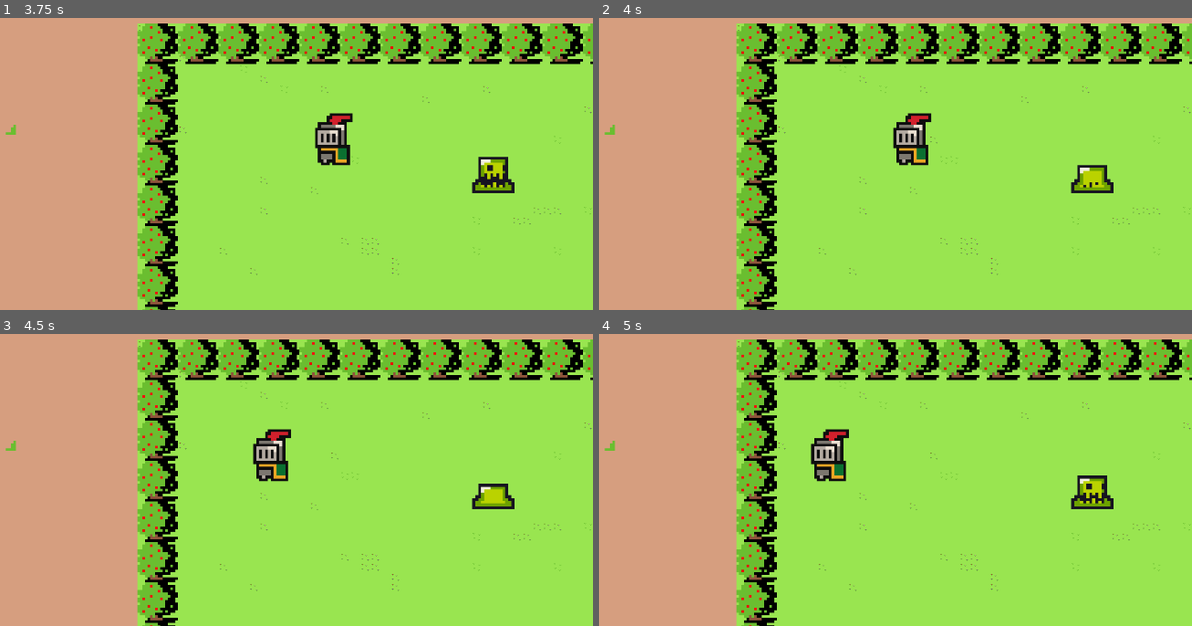
Above: before the commit, frames 1-4 (two rows, left to right).
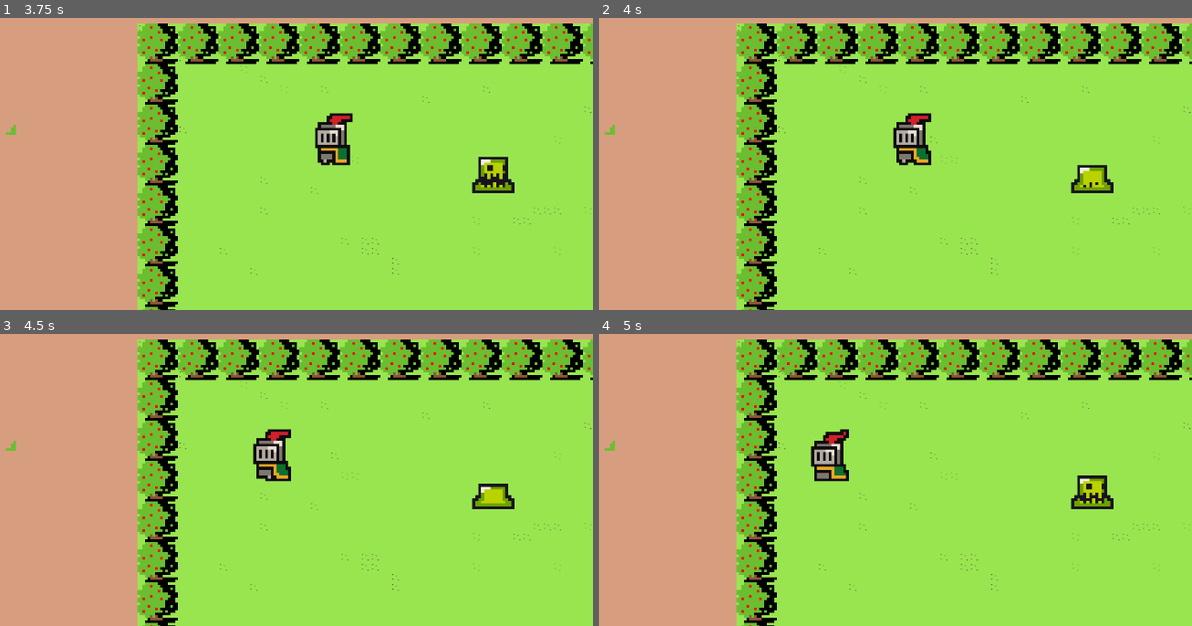
Above: after the commit, the same moments.

Repository: Denator04/Slime_Slayer_v2
Game: Godot game, scene res://plansza.tscn
The game is run twice, just before and just after one commit, with the same random seed, the same clock (stepped at 60 frames per second) and the same inputs.
Inputs:
- Up to frame 1 (3.75 s): hold Right (ui_right) 0.53-1.28 s; hold Down (ui_down) 1.28-2.03 s; hold Right (ui_right) 2.03-2.78 s; hold Up (ui_up) 2.78-3.53 s; hold Left (ui_left) from 3.53 s (still down)
- Up to frame 2 (4 s): keep holding Left (ui_left)
- Up to frame 3 (4.5 s): keep holding Left (ui_left)
- Up to frame 4 (5 s): keep holding Left (ui_left)

Frame 1 is identical in both runs. In frame 2, less than 0.1% of the frame differs, in the area x 52-57%, y 45-51%; in frame 3, less than 0.1%; in frame 4, 0.5%, in the area x 35-43%, y 32-51%.

Commit message:
zmienilem funkcje z chodzeniem tak ze teraz sie zapetla jsk sie chodzi caly czas

Diff:
--- a/plansza.tscn
+++ b/plansza.tscn
@@ -386,8 +386,6 @@
 sprite_frames = SubResource("SpriteFrames_hg2gi")
 animation = &"rycerz_flip"
 autoplay = "rycerz_idle"
-frame = 7
-frame_progress = 1.0
 
 [node name="Player_Hitbox" type="CollisionShape2D" parent="Player"]
 position = Vector2(75.25, 93)
@@ -402,12 +400,12 @@
 
 [node name="AnimatedSprite2D" type="AnimatedSprite2D" parent="Slime"]
 z_index = 1
-position = Vector2(562.125, 214.91652)
-scale = Vector2(4.739585, 4.4132066)
+position = Vector2(562.125, 214.917)
+scale = Vector2(4.73958, 4.41321)
 sprite_frames = SubResource("SpriteFrames_331h7")
 animation = &"slime_idle"
 autoplay = "slime_idle"
-frame_progress = 0.24007851
+frame_progress = 0.240079
 
 [node name="TileMap" type="TileMap" parent="."]
 tile_set = SubResource("TileSet_w2waa")
--- a/player.gd
+++ b/player.gd
@@ -31,11 +31,11 @@
 		elif character_direction.x > 0:
 			sprite.flip_h = false
 
-		if sprite.animation != "rycerz_walk" and not is_flipping:
+		if !is_flipping and character_direction != Vector2.ZERO:
 			sprite.play("rycerz_walk")
 	else:
 		velocity = Vector2.ZERO
-		if sprite.animation != "rycerz_idle" and not is_flipping:
+		if sprite.animation != "rycerz_idle" and not is_flipping and character_direction == Vector2.ZERO:
 			sprite.play("rycerz_idle")
 
 	if Input.is_action_just_pressed("ui_space") and not is_flipping:
--- a/project.godot
+++ b/project.godot
@@ -11,9 +11,13 @@
 [application]
 
 config/name="Slime_Slayer_v2"
-run/main_scene="uid://dyl31oi56th1l"
-config/features=PackedStringArray("4.5", "Forward Plus")
+run/main_scene="res://plansza.tscn"
+config/features=PackedStringArray("4.3", "Forward Plus")
 config/icon="res://icon.svg"
+
+[dotnet]
+
+project/assembly_name="Slime_Slayer_v2"
 
 [file_customization]
 
@@ -75,4 +79,4 @@
 [rendering]
 
 textures/canvas_textures/default_texture_filter=0
-environment/defaults/default_clear_color=Color(0.8392254, 0.619063, 0.49897146, 1)
+environment/defaults/default_clear_color=Color(0.839225, 0.619063, 0.498971, 1)
Not shown, changed: Assets/grass.png.import
Not shown, changed: Assets/knight.png.import
Not shown, changed: Assets/slime.png.import
Not shown, changed: Assets/sprite_slayer.png.import
Not shown, changed: Assets/tabliczki.png.import
Not shown, changed: Assets/tree.png.import
Not shown, changed: Assets/tree2.png.import
Not shown, changed: Photos/nowe_tło.png.import
Not shown, changed: icon.svg.import
Not shown: 1 places in plansza.tscn that only renumber resources
Not shown, changed: DEVLOG.md
